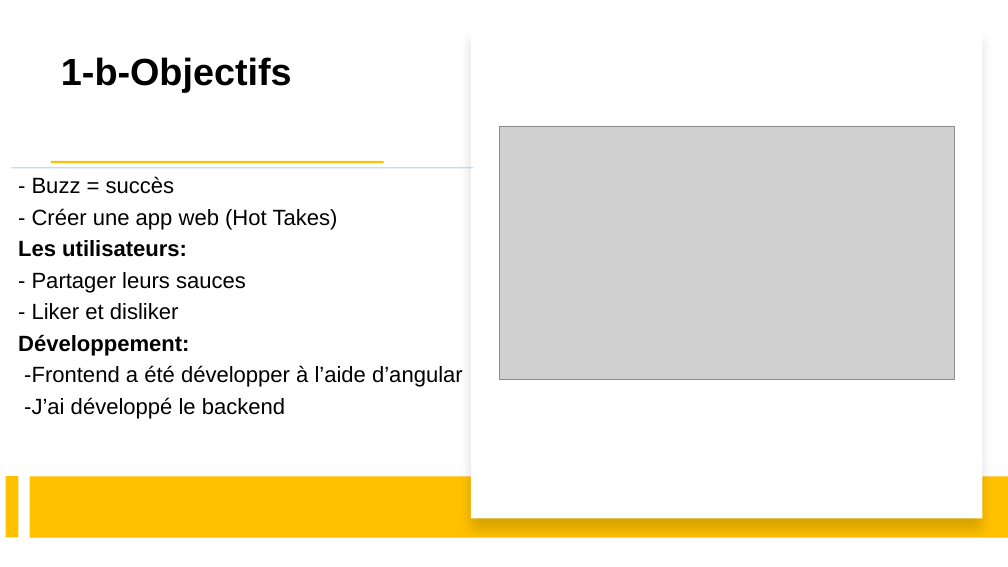
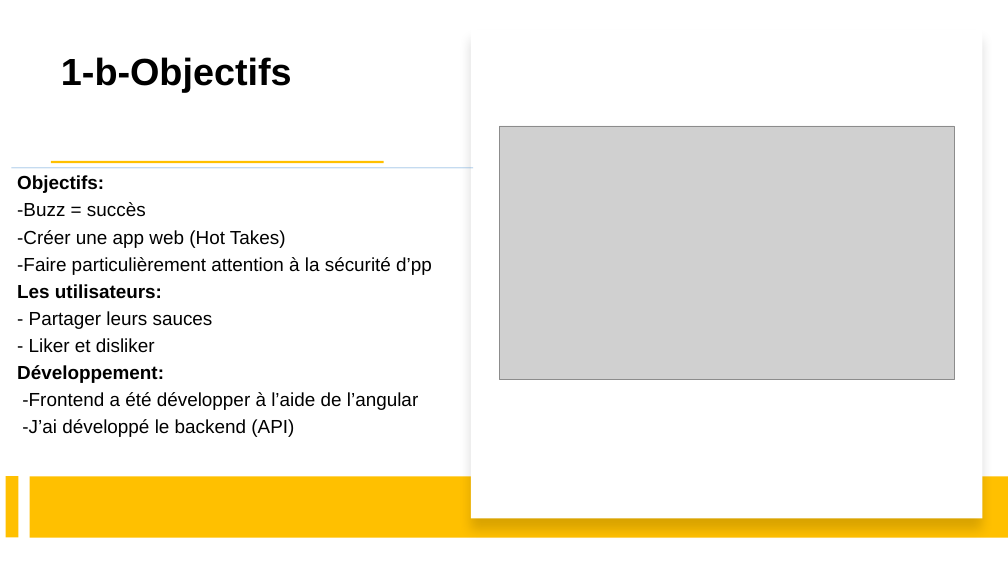
Before and after one commit to vahab12/projet-6, a slide deck: slide 3 of Présentation-P6.pptx. Drawn at 1008x567 pixels with LibreOffice and Linux fonts; fonts in the diff are those of the drawing; grey boxes stand for pictures. Boxes give left, top, right and bottom in pixels: in the first picture for what was removed or moved away, otherwise in the second. Text is boxed around its words. In the diff, an @@ line names an element or a change of style, - is before the commit and + after.

```diff
--- a/Présentation-P6.pptx
+++ b/Présentation-P6.pptx
@@ text at [17, 175, 432, 275]: text changed; size 21 to 18 pt @@
-- Buzz = succès
-- Créer une app web (Hot Takes)
+Objectifs:
+-Buzz = succès
+-Créer une app web (Hot Takes)
+-Faire particulièrement attention à la sécurité d’pp
@@ text at [17, 284, 213, 383]: size 21 to 18 pt in "Les utilisateurs:", "- Partager leurs sauces", "- Liker et disliker", "Développement:"; less space between paragraphs @@
@@ text at [22, 392, 418, 437]: text changed; size 21 to 18 pt @@
--Frontend a été développer à l’aide d’angular
--J’ai développé le backend
+-Frontend a été développer à l’aide de l’angular
+-J’ai développé le backend (API)
```
Also in this commit, not shown: 4 other slides changed, 5 slides added, 4 slides removed, 11 other files.
